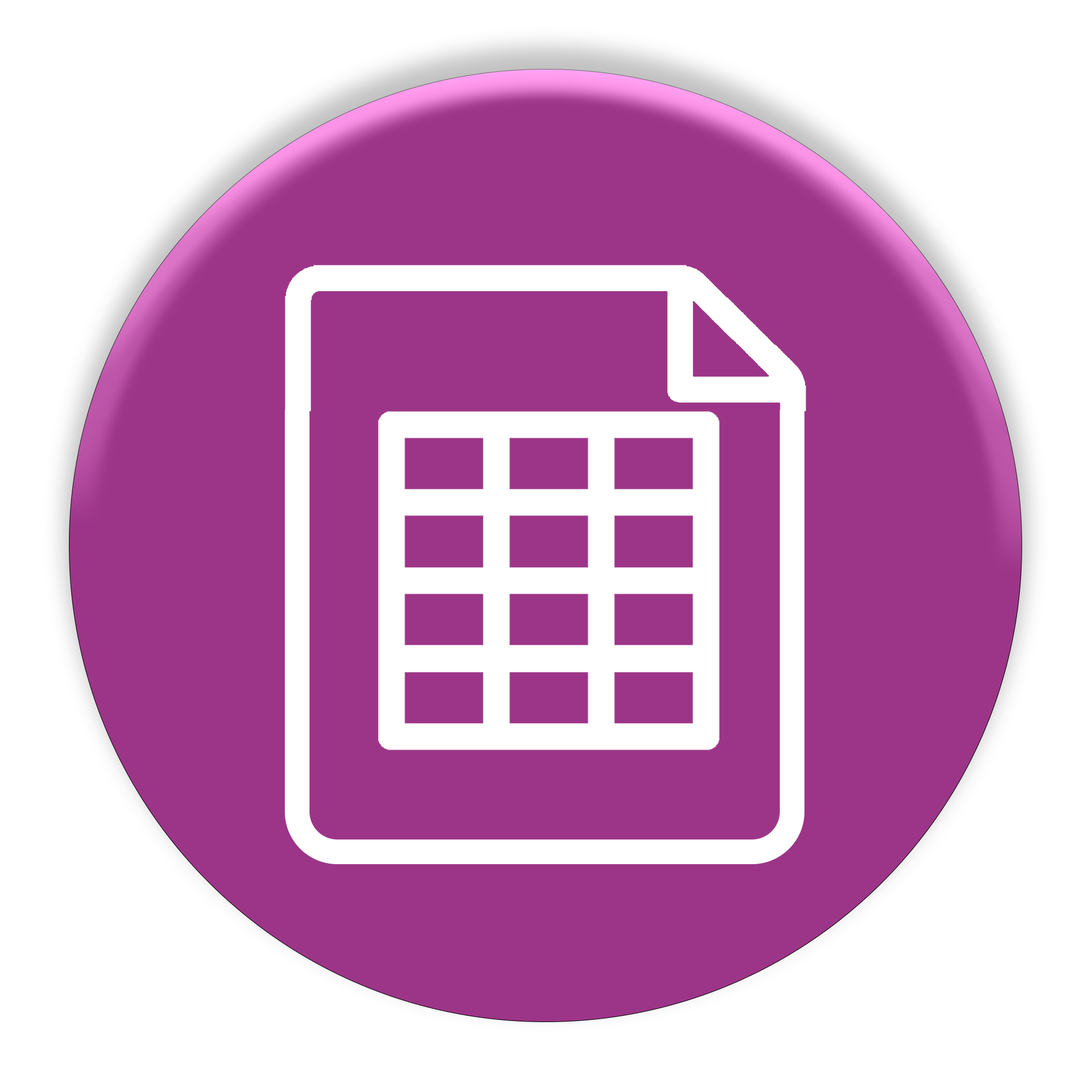
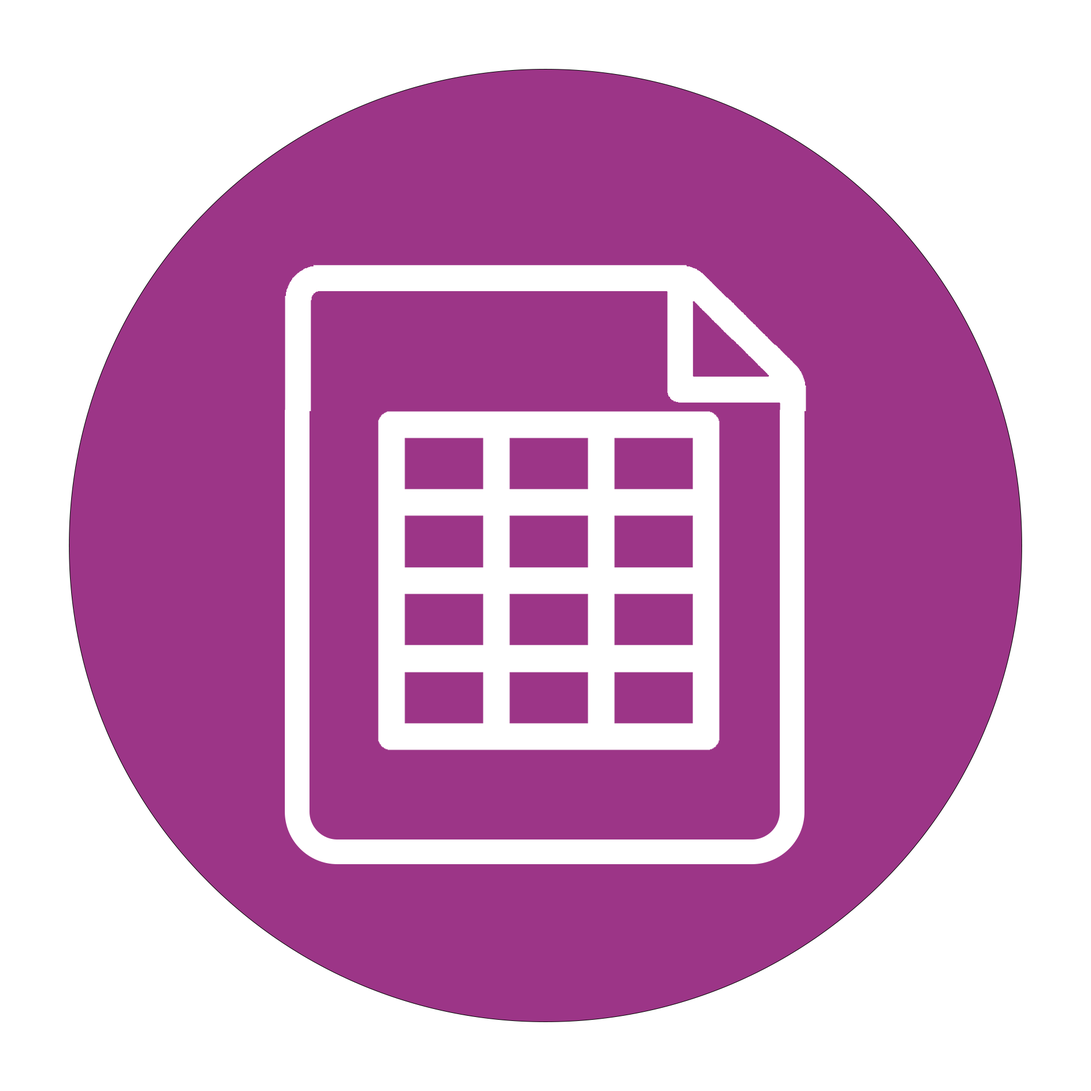
Before/after of a 1091×1091 layered artwork. What changed in the layer stack:
pixels changed over [47, 30, 1046, 1029] (layer not identified)
